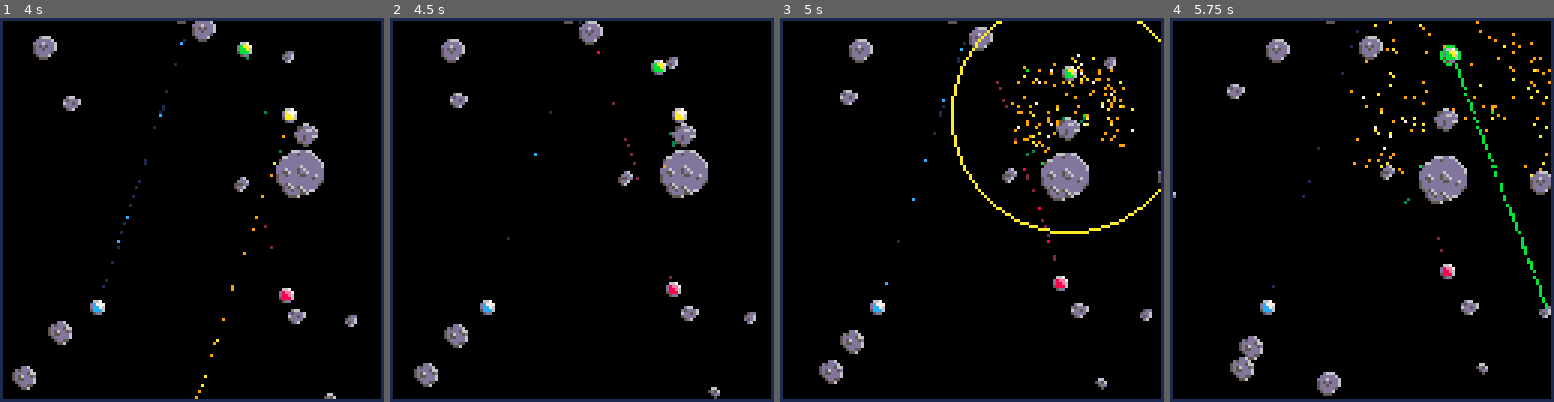
Above: before the commit, frames 1-4 (left to right).
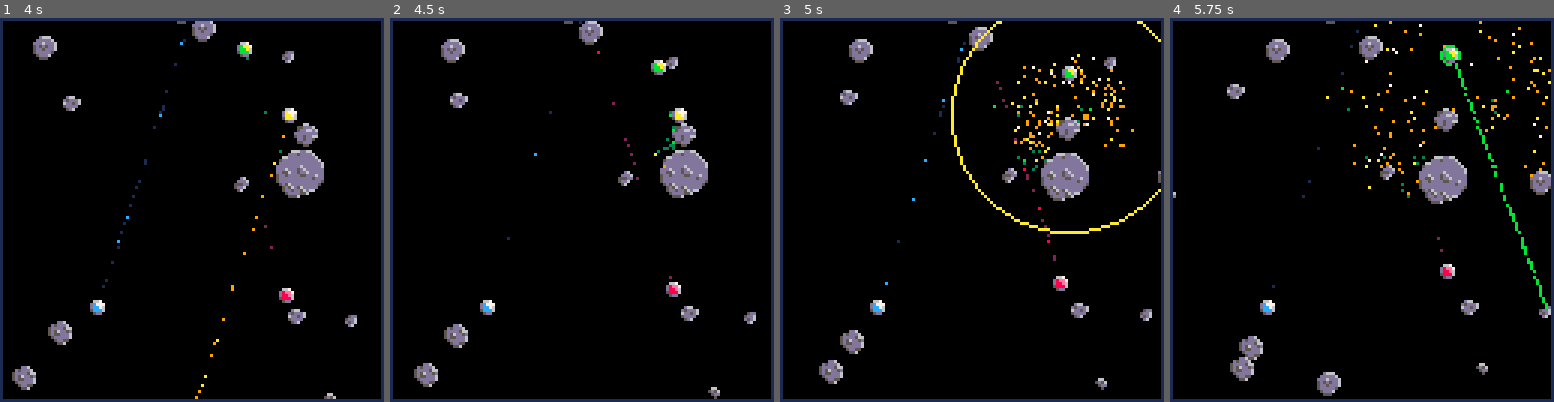
Above: after the commit, the same moments.

Repository: Ramito/PICO-8-Projects
Game: PICO-8 cartridge laserduel.p8
Two runs of this game, one before a commit and one after it. Both use one fixed random seed, a clock stepped at 60 frames per second and the inputs below.
Inputs:
- Up to frame 1 (4 s): tap X (X key) at 0.33, 1.07, 1.85, 2.97 s; tap O (Z key) at 0.7, 1.7, 2.1, 2.5, 2.9, 3.3, 3.7 s; hold Right 1.6-2.1 s; hold Up 2.15-2.42 s; hold Right 2.47-3.03 s; hold Left 3.08-3.58 s; hold Down 3.63-3.97 s
- Up to frame 2 (4.5 s): hold Right from 4.02 s (still down); tap X (X key) at 4.08 s; tap O (Z key) at 4.1 s
- Up to frame 3 (5 s): tap O (Z key) at 4.5, 4.9 s; release Right at 4.68 s; hold Up from 4.73 s (still down)
- Up to frame 4 (5.75 s): release Up at 5.03 s; hold Left 5.08-5.68 s; tap X (X key) at 5.2 s; tap O (Z key) at 5.3, 5.7 s; hold Down from 5.73 s (still down)

Frame 1 is identical in both runs. In frame 2, less than 0.1% of the frame differs, in the area x 68-75%, y 24-36%; in frame 3, 0.7%, in the area x 55-93%, y 9-40%; in frame 4, 0.7%.

Commit message:
Tweaked hit particle count to accomodate new pulse firing

Diff:
--- a/laserduel.p8
+++ b/laserduel.p8
@@ -610,7 +610,7 @@
 end
 
 function spawn_hit_particles(hit,index)
-	local part_count=rnd(2)
+	local part_count=rnd(5)
 	local rnd_i=flr(rnd(#random_arg_vec2))
 	for i=1,part_count do
 		local vel=get_cached_vec2(4):set(hit.normal):scale(0.225+rnd(0.225))
